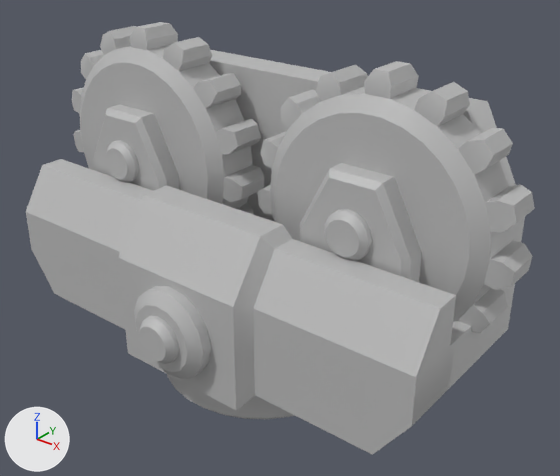
An edit to the FBX model TruthAboutAda/Assets/Models/MM_GPE_CreepHolder.fbx, drawn before and after from the same camera.
Camera for both pictures: a camera (50 mm lens) standing at (0.0082, -0.00971, 0.01556) and looking at (0.00054, -0.00013, 0.00962). Every picture has the same lights, and +X, +Y and +Z are marked at lower left. Where no turn or scale is listed for an object, it has been applied to the vertices.

Objects in the first picture: 'body', 'bolt', 'bolt3', 'bolt4', 'bolt5', 'cog', 'cog3', 'holder'.
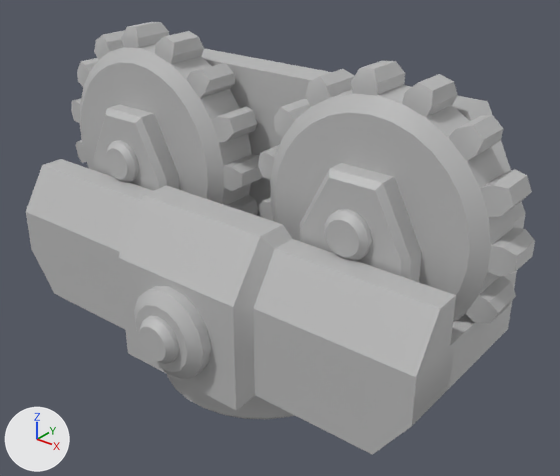
The change, as JSON lines over the scene's bpy script:
```json
{"op": "set", "path": "ob_cog3.rotation_euler", "old": "(1.571, 0.0, 0.0)", "new": "(1.571, 0.0, -0.314)", "note": "degrees (90, 0, 0) -> degrees (90, 0, -18)"}
{"op": "set", "path": "ob_cog.rotation_euler", "old": "(1.571, 0.0, 0.0)", "new": "(1.571, 0.0, -0.314)", "note": "degrees (90, 0, 0) -> degrees (90, 0, -18)"}
```

Where the change shows, as pixel boxes [x1, y1, x2, y2] in the pictures (560 x 476 px):
```json
{"object": "cog3", "change": "turned", "before": [257, 61, 535, 333], "after": [258, 61, 535, 324]}
{"object": "cog", "change": "turned", "before": [72, 22, 265, 215], "after": [71, 22, 263, 216]}
```
